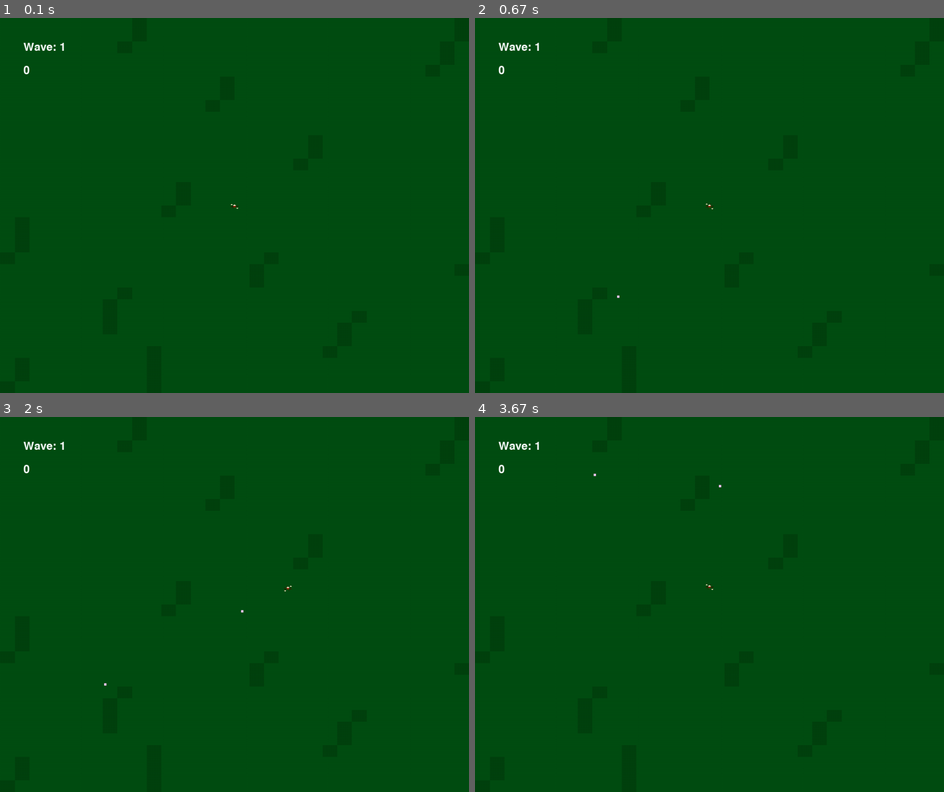
Above: before the commit, frames 1-4 (two rows, left to right).
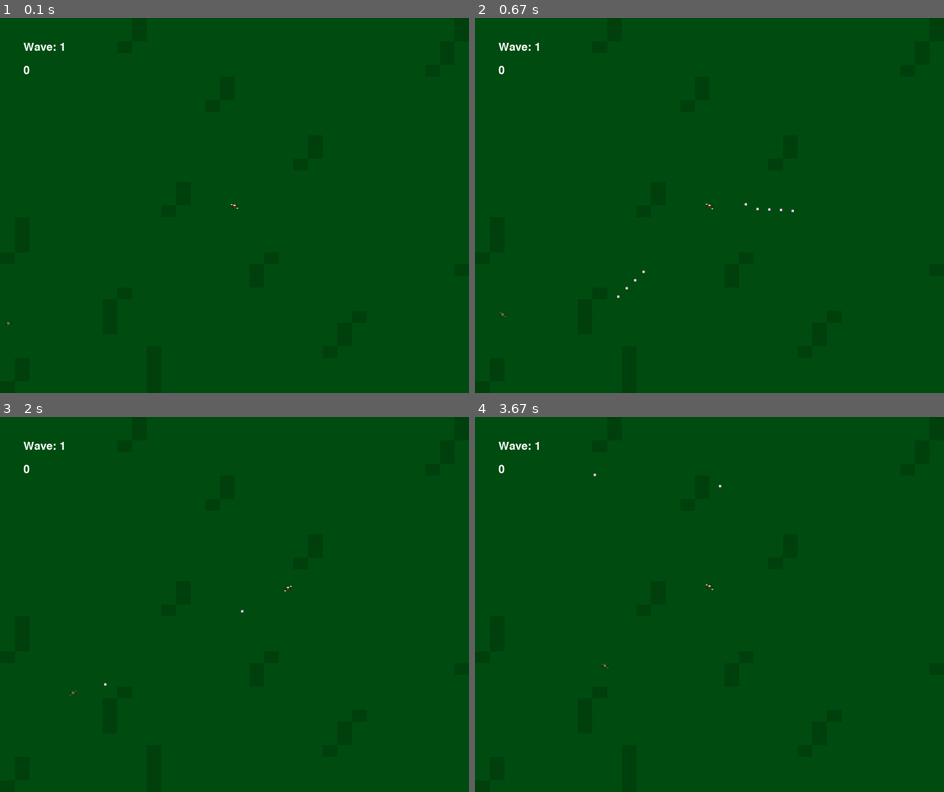
Above: after the commit, the same moments.

Repository: NotMrW/pygamesixtynine
Game: pygame game, started from main.py
Two runs of this game, one before a commit and one after it. Both use one fixed random seed, a clock stepped at 60 frames per second and the inputs below.
Inputs (mouse positions are in pixels of both pictures, inside the frame that each line leads up to):
- Up to frame 1 (0.1 s): no input
- Up to frame 2 (0.67 s): press the mouse at (690, 220) at 0.37 s; move the mouse to (775, 209) at 0.47 s; release the mouse at (859, 194) at 0.6 s
- Up to frame 3 (2 s): hold Right 0.67-1.13 s; move the mouse to (281, 687) at 0.7 s; tap Space at 0.73, 1.03, 1.23, 1.57, 1.87 s; hold Up 1.17-1.47 s; move the mouse to (89, 548) at 1.2 s; hold Right 1.5-1.97 s; move the mouse to (89, 690) at 1.53 s
- Up to frame 4 (3.67 s): hold Left 2-2.53 s; move the mouse to (779, 473) at 2.03 s; tap Space at 2.07, 2.37, 2.63, 2.97, 3.27, 3.4 s; hold Down 2.57-2.87 s; move the mouse to (765, 638) at 2.6 s; hold Left 2.9-3.3 s; move the mouse to (587, 465) at 2.93 s; hold Up from 3.33 s (still down); move the mouse to (718, 477) at 3.37 s

The runs differ from the first frame. In frame 1, less than 0.1% of the frame differs, in the area x 1-3%, y 80-82%; in frame 2, less than 0.1%, in the area x 5-68%, y 49-80%; in frame 3, less than 0.1%; in frame 4, less than 0.1%.

Commit message:
added mechanic

Diff:
--- a/main.py
+++ b/main.py
@@ -143,8 +143,9 @@
                 # *Le Gasp* Mouse-Based Events?!
                 if event.type == pygame.MOUSEBUTTONDOWN:
                     if event.button == pygame.BUTTON_LEFT:
-                        bullet = Bullet(self)
-                        self.bullets.add(bullet)
+                        self.player.firing = True
+                if event.type == pygame.MOUSEBUTTONUP:
+                        self.player.firing = False
 
 
 
@@ -239,6 +240,10 @@
 
 
 
+            if self.player.firing == True:
+                bullet = Bullet(self)
+                self.bullets.add(bullet)
+
             #Bullet/Edge-Edge-of-Screen behaviors
             for bullet in self.bullets: #check dem bullets
                 if bullet.rect.left > self.settings.screen_WIDTH or bullet.rect.right < 0: #kill the bullets if they go off-screen
@@ -294,12 +299,12 @@
             """if len(self.big_enemies) < self.biglevel_threshold and self.bigenemies_spawned < self.biglevel_threshold: #if the length of them big bois is higher than the threshold for em...
                 self.big_enemies.add(big_enemy) #add them to the list
                 self.bigenemies_spawned += 1 #increment the spawn counter
-
-            if random.random() >self.settings.spawnrate and self.enemies_spawned < self.level_threshold: #if the Gambler is lucky...
+            """
+            if random.random() >self.settings.spawnrate and self.enemies_spawned < 1   : #if the Gambler is lucky...
                 self.enemies.add(enemy) #add the cannon fodder
                 self.enemies_spawned += 1 #add to the valuse of enemies spawned [DEBUGGING]
 
-            if random.random() < 0.2 and self.speedy_bois_spawned < self.speedylevel_threshold:
+            """if random.random() < 0.2 and self.speedy_bois_spawned < self.speedylevel_threshold:
                 self.speedy_bois.add(speedy_boi)
                 self.speedy_bois_spawned +=1
 
--- a/player.py
+++ b/player.py
@@ -22,7 +22,7 @@
         self.rect.center = game.rect.center
 
         self.status = "none"
-
+        self.weapon = "pistol"
 
         #We have to initialize the directions
         self.moving_up = False
--- a/weapons.py
+++ /dev/null
@@ -1,7 +0,0 @@
-import pygame
-import settings
-
-class Pistol:
-    def __init__(self, game):
-        self.firerate = 5
-        self.damage = 1
